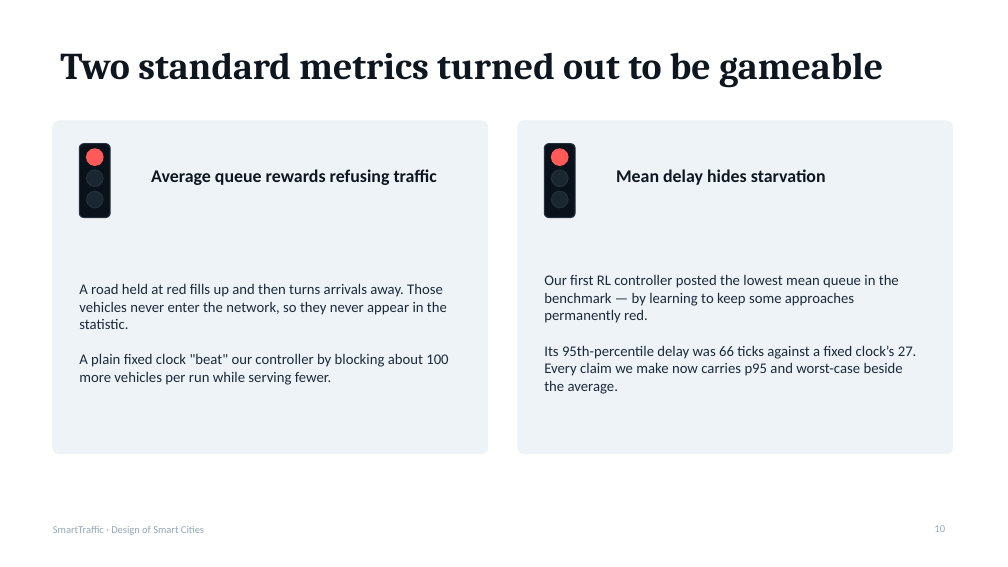
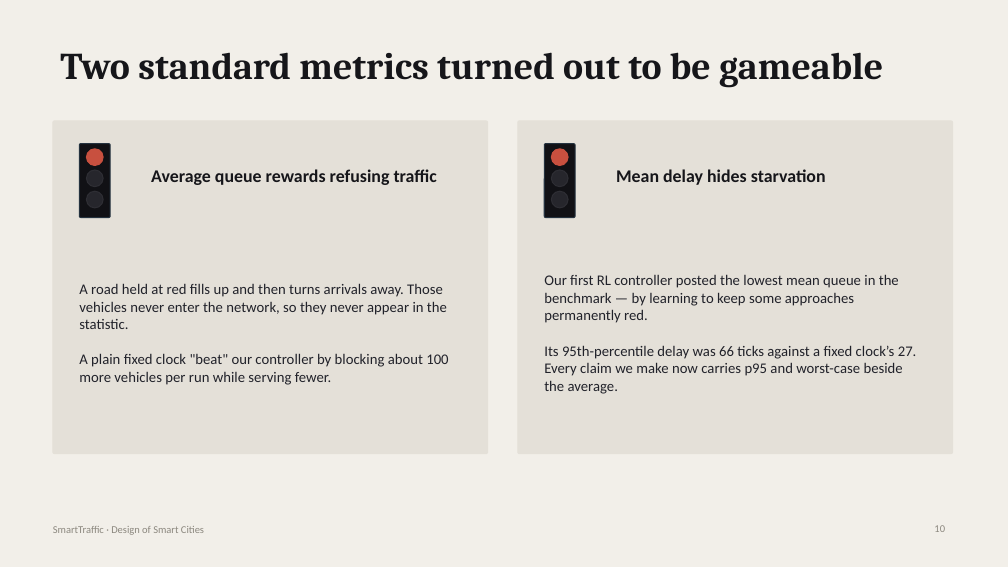
Before and after one commit to rishabcv-eng/SmartTraffic, a slide deck: slide 10 of docs/deck/SmartTraffic-full.pptx. Drawn at 1008x567 pixels with LibreOffice and Linux fonts; fonts in the diff are those of the drawing. Boxes give left, top, right and bottom in pixels: in the first picture for what was removed or moved away, otherwise in the second. Text is boxed around its words. In the diff, an @@ line names an element or a change of style, - is before the commit and + after.

Commit message:
Restyle the decks to match: graphite and signal amber, no navy and cyan
The slides carried the same template signature the site did -- a navy ground, a
cyan accent and softly rounded panels. Both decks now use the palette the
subject belongs to: asphalt graphite, warm paper rather than pure white, signal
amber as the single accent, and signal green and red muted to the colours an
actual signal head uses rather than neon. Cyan is gone. Panels are square, the
way a printed report is, and figures are set in a monospace.

Caught a Cyrillic A that had slipped into one of the hex colours while editing,
which would have thrown when the theme was written. Both decks now validate,
pass geometry checks and export cleanly.

```diff
--- a/docs/deck/SmartTraffic-full.pptx
+++ b/docs/deck/SmartTraffic-full.pptx
@@ background #FFFFFF to #F2EFE9 @@
@@ rounded rectangle at (x1=53, y1=121, x2=488, y2=454): fill #EEF3F7 to #E4E0D8; outline #EEF3F7 1 pt to #E4E0D8 1 pt; proportions changed @@
@@ rounded rectangle at (x1=79, y1=144, x2=110, y2=218): fill #09111A to #111115; proportions changed @@
@@ ellipse at (x1=86, y1=149, x2=103, y2=166): fill #FF5A5A to #C8503F; outline #FF5A5A 1 pt to #C8503F 1 pt @@
@@ rounded rectangle at (x1=518, y1=121, x2=953, y2=454): fill #EEF3F7 to #E4E0D8; outline #EEF3F7 1 pt to #E4E0D8 1 pt; proportions changed @@
@@ rounded rectangle at (x1=544, y1=144, x2=575, y2=218): fill #09111A to #111115; proportions changed @@
@@ ellipse at (x1=551, y1=149, x2=568, y2=166): fill #FF5A5A to #C8503F; outline #FF5A5A 1 pt to #C8503F 1 pt @@
@@ text colour #0E1620 to #16161A in 3 elements at (x1=60, y1=52, x2=883, y2=88), (x1=151, y1=169, x2=437, y2=185), (x1=616, y1=169, x2=826, y2=185) @@
@@ text "A road held at red ..." at (x1=79, y1=283, x2=448, y2=385): text colour #1B2A3A to #21222A @@
@@ text "Our first RL controller posted ..." at (x1=544, y1=274, x2=917, y2=394): text colour #1B2A3A to #21222A @@
@@ text "SmartTraffic · Design of Smart ..." at (x1=53, y1=526, x2=204, y2=535): text colour #94A7B8 to #8C887F @@
@@ page number at (x1=934, y1=525, x2=945, y2=532): text colour #94A7B8 to #8C887F @@
```
Also in this commit, not shown: 13 other slides changed, 4 other files.
